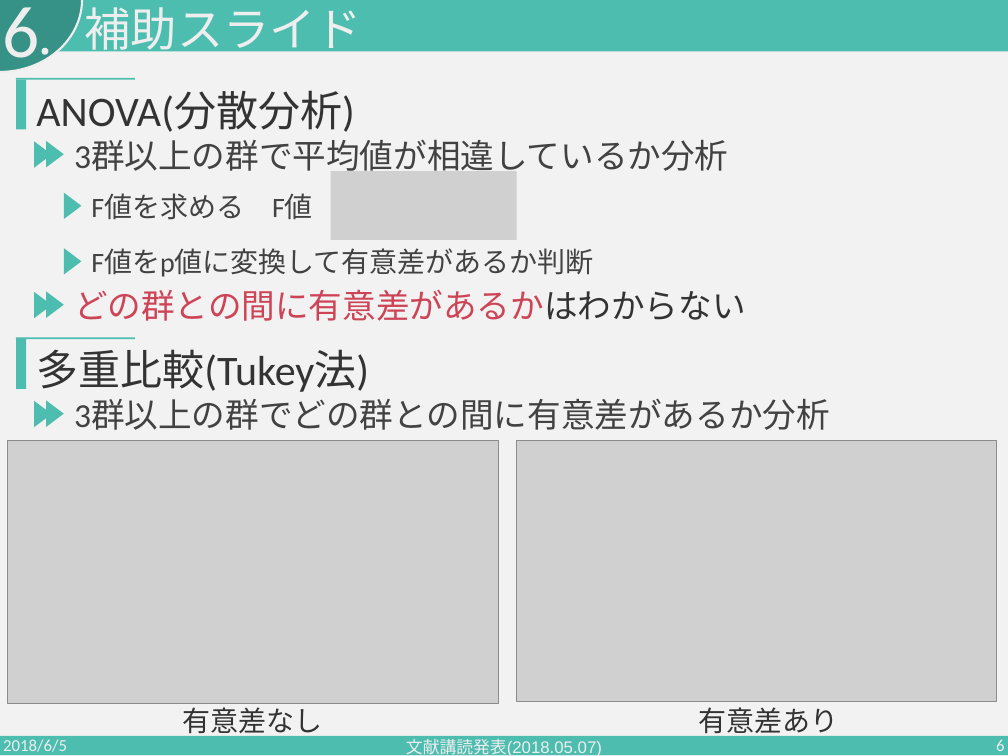
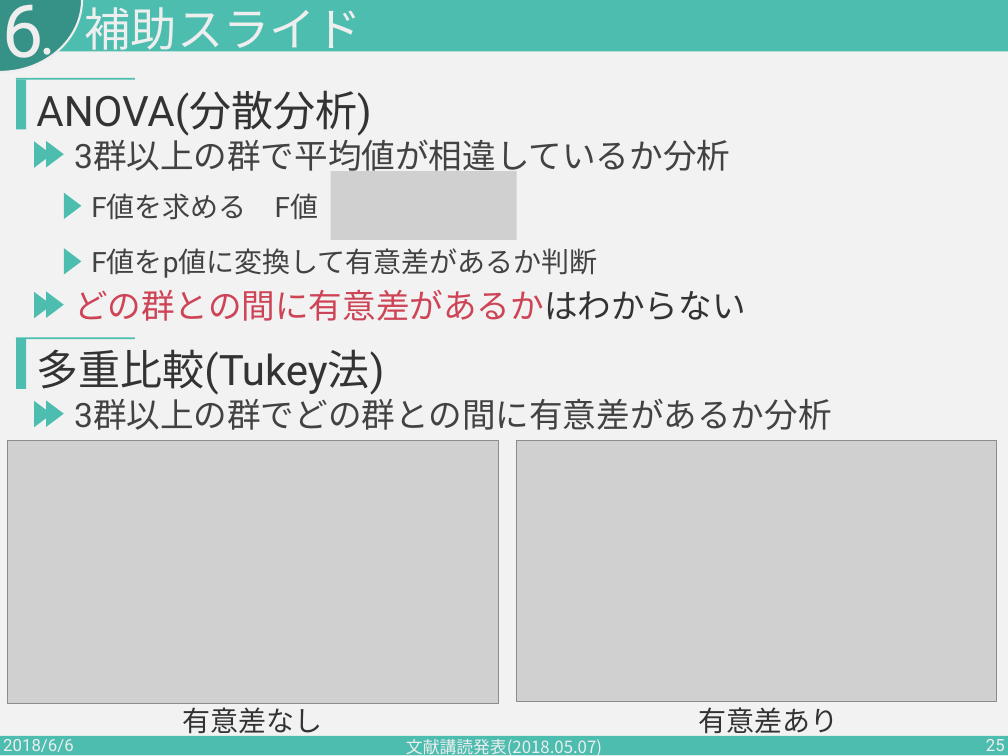
Before and after one commit to PajamaDrive/presentation, a slide deck: slide 25 of presentation_2nd.pptx (slide 6 before the commit). Drawn at 1008x756 pixels with LibreOffice and Linux fonts; fonts in the diff are those of the drawing; grey boxes stand for pictures. Boxes give left, top, right and bottom in pixels: in the first picture for what was removed or moved away, otherwise in the second. Text is boxed around its words. In the diff, an @@ line names an element or a change of style, - is before the commit and + after.

```diff
--- a/presentation_2nd.pptx
+++ b/presentation_2nd.pptx
@@ font Calibri to Roboto in 7 elements at (x1=2, y1=4, x2=43, y2=74), (x1=74, y1=139, x2=730, y2=171), (x1=91, y1=193, x2=318, y2=220), (x1=36, y1=90, x2=371, y2=136), (x1=91, y1=248, x2=597, y2=278), (x1=74, y1=398, x2=832, y2=430), (x1=36, y1=349, x2=384, y2=395) @@
@@ text at (x1=3, y1=739, x2=74, y2=756): text changed; font Calibri to Roboto @@
-2018/6/5
+2018/6/6
@@ text "文献講読発表(2018.05.07)" at (x1=406, y1=739, x2=602, y2=756): font Arial to Noto Sans CJK JP @@
@@ page number at (x1=986, y1=739, x2=1005, y2=756): text changed; font Calibri to Roboto @@
-6
+25
```
Also in this commit, not shown: 7 other slides changed, 20 slides added, 2 slides removed.
